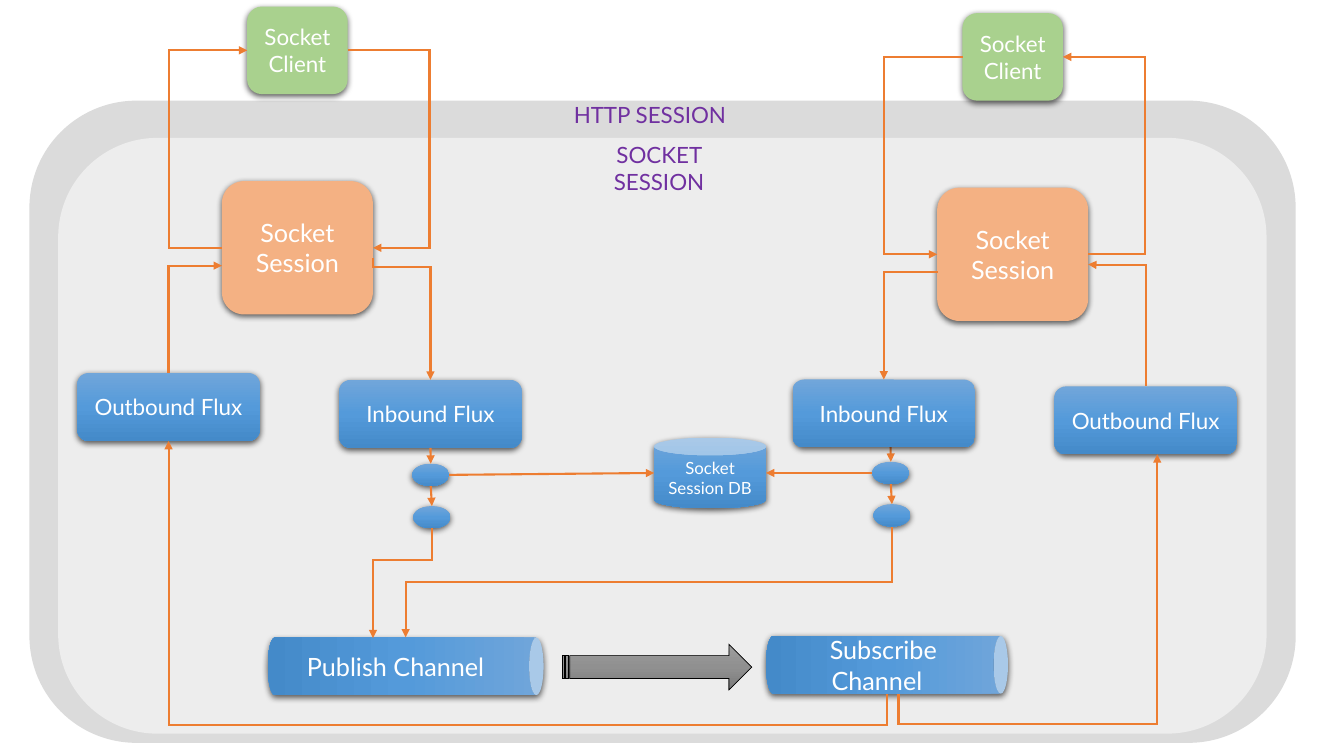
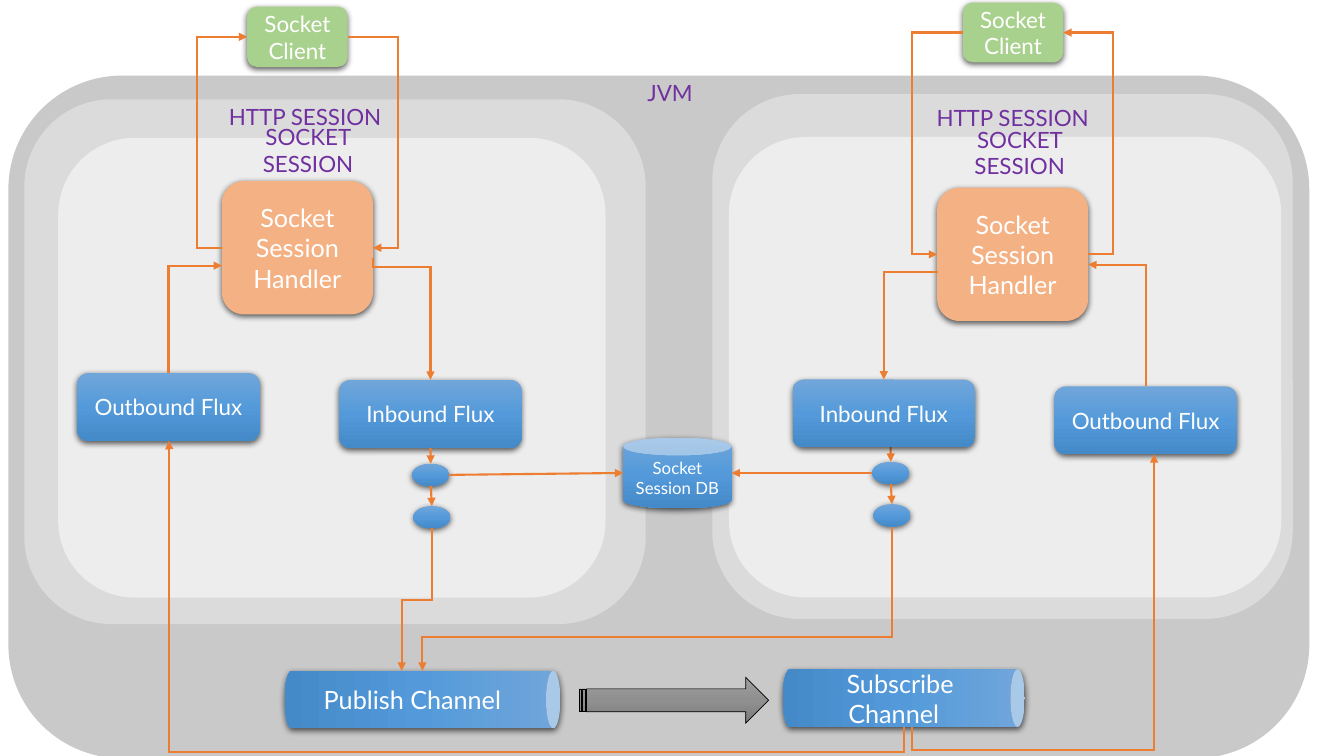
Before and after one commit to kapilraina/websockets, a slide deck: slide 11 of designs.pptx (slide 9 before the commit). Drawn at 1344x756 pixels with LibreOffice and Linux fonts; fonts in the diff are those of the drawing. Boxes give left, top, right and bottom in pixels: in the first picture for what was removed or moved away, otherwise in the second. Text is boxed around its words. In the diff, an @@ line names an element or a change of style, - is before the commit and + after.

```diff
--- a/designs.pptx
+++ b/designs.pptx
@@ rounded rectangle "Socket Client": place and size @@
-rounded rectangle "Socket Client" at box(247, 7, 348, 95)
+rounded rectangle "Socket Client" at box(247, 7, 348, 68)
@@ rounded rectangle "Socket Client": place and size @@
-rounded rectangle "Socket Client" at box(963, 13, 1064, 101)
+rounded rectangle "Socket Client" at box(963, 3, 1064, 63)
@@ elbow arrow moved from (222, 248) - (247, 50) to (222, 248) - (247, 37) @@
@@ elbow arrow moved from (348, 50) - (373, 248) to (348, 37) - (373, 248) @@
@@ elbow arrow moved from (938, 254) - (963, 56) to (938, 254) - (963, 32) @@
@@ elbow arrow moved from (1064, 56) - (1089, 254) to (1064, 32) - (1089, 254) @@
@@ rounded rectangle: place and size @@
-rounded rectangle at box(29, 101, 1296, 743)
+rounded rectangle at box(8, 76, 1310, 756)
@@ rounded rectangle at box(8, 76, 1310, 756): fill #DBDBDB to #C9C9C9 @@
@@ pill shape added at box(574, 82, 767, 105), 16 pt, text #7030A0 @@
+JVM
@@ rounded rectangle added at box(24, 100, 645, 625), fill #DBDBDB @@
@@ pill shape "HTTP SESSION": place and size @@
-pill shape "HTTP SESSION" at box(554, 103, 747, 126)
+pill shape "HTTP SESSION" at box(209, 105, 402, 128)
@@ rounded rectangle added at box(713, 94, 1294, 619), fill #DBDBDB @@
@@ pill shape added at box(917, 106, 1110, 129), 16 pt, text #7030A0 @@
+HTTP SESSION
@@ rounded rectangle: place and size @@
-rounded rectangle at box(58, 138, 1267, 734)
+rounded rectangle at box(58, 138, 606, 598)
@@ pill shape "SOCKET SESSION": place and size @@
-pill shape "SOCKET SESSION" at box(553, 155, 766, 181)
+pill shape "SOCKET SESSION" at box(202, 137, 415, 163)
@@ rounded rectangle added at box(729, 137, 1281, 598), fill #EDEDED @@
@@ pill shape added at box(913, 139, 1127, 165), 16 pt, text #7030A0 @@
+SOCKET SESSION
@@ text in rounded rectangle at box(253, 208, 341, 288): text changed @@
-Socket Session
+Socket Session Handler
@@ text in rounded rectangle at box(969, 215, 1057, 294): text changed @@
-Socket Session
+Socket Session Handler
@@ elbow arrow moved from (168, 441) - (887, 694) to (168, 441) - (904, 727) @@
@@ cylinder "Socket Session DB": place and size @@
-cylinder "Socket Session DB" at box(654, 438, 766, 508)
+cylinder "Socket Session DB" at box(623, 438, 732, 508)
@@ arrow moved from (450, 475) - (654, 473) to (450, 475) - (623, 473) @@
@@ arrow moved from (872, 473) - (766, 473) to (872, 473) - (732, 473) @@
@@ elbow arrow moved from (1157, 455) - (898, 694) to (1154, 455) - (912, 727) @@
@@ elbow arrow moved from (373, 638) - (432, 528) to (432, 528) - (402, 670) @@
@@ elbow arrow (432, 528) - (402, 670): arrowheads changed @@
@@ elbow arrow moved from (405, 637) - (892, 526) to (892, 526) - (422, 670) @@
@@ elbow arrow (892, 526) - (422, 670): arrowheads changed @@
@@ 2 cylinders, 1 striped right arrow: place and size @@
-2 cylinders, 1 striped right arrow at box(268, 637, 1008, 695)
+2 cylinders, 1 striped right arrow at box(284, 670, 1025, 728)
```
Also in this commit, not shown: 3 other slides changed, 3 slides added, 3 other files.
